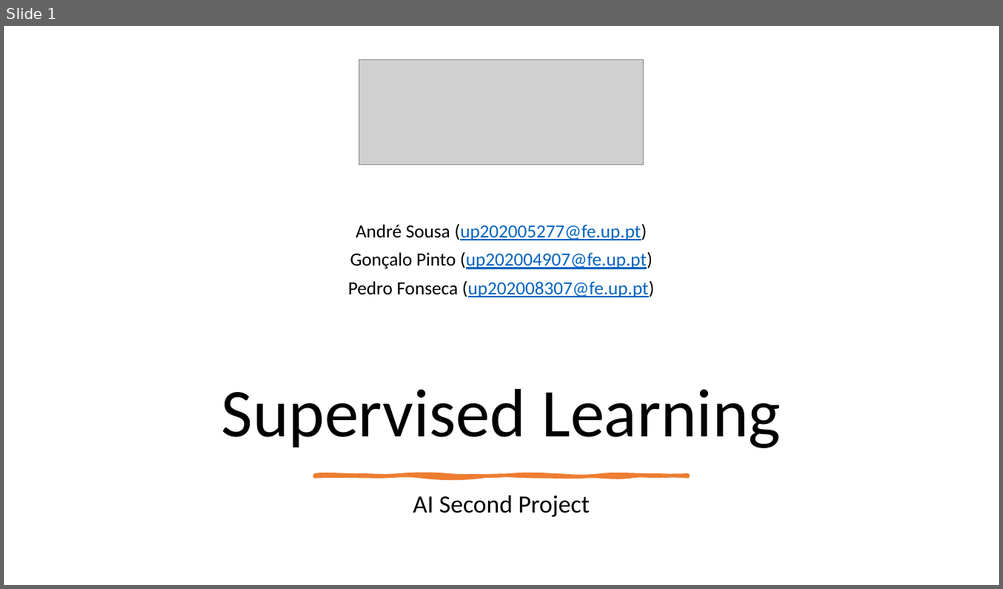
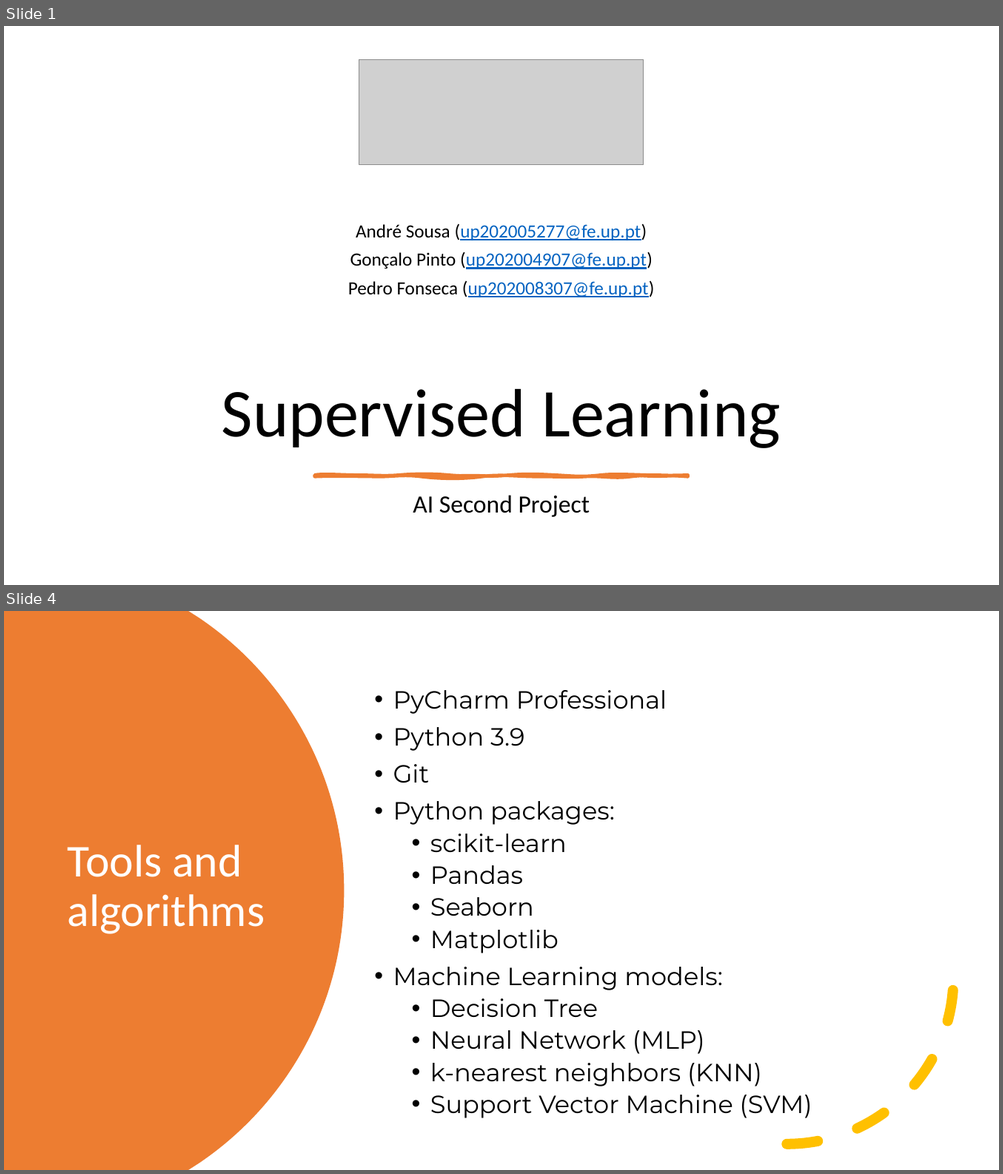
Before and after one commit to afs202005277/HeartDiseasePrediction, a slide deck: Supervised Learning.pptx. Shown one above the other, each under a label of ours: slide 1 before the commit, slides 1 and 4 after it; the slides between them are not shown. The pictures are 1003x589 and 1003x1174 pixels, drawn with LibreOffice and Linux fonts; fonts in the diff are those of the drawing; grey boxes stand for pictures. Boxes give left, top, right and bottom in pixels: in the first picture for what was removed or moved away, otherwise in the second. Text is boxed around its words. In the diff, an @@ line names an element or a change of style, - is before the commit and + after.

```diff
--- a/Supervised Learning.pptx
+++ b/Supervised Learning.pptx
@@ slide 4 added at <box>4,611,999,1170</box>, background #FFFFFF @@
@@ freeform shape added at <box>4,611,344,1170</box>, fill #ED7D31 @@
@@ text added at <box>393,690,812,1119</box>, 24 pt, text #000000 @@
+• PyCharm Professional
+• Python 3.9
+• Git
+• Python packages:
+  • scikit-learn
+  • Pandas
+  • Seaborn
+  • Matplotlib
+• Machine Learning models:
+  • Decision Tree
+  • Neural Network (MLP)
+  • k-nearest neighbors (KNN)
+  • Support Vector Machine (SVM)
@@ arc (boxed as its full ellipse) added at <box>620,812,954,1145</box>, outline #FFC000 10 pt dashed @@
@@ title added at <box>68,845,264,934</box>, 44 pt, text #FFFFFF @@
+Tools and algorithms
```
Also in this commit, not shown: 3 slides changed, 1 other file.
